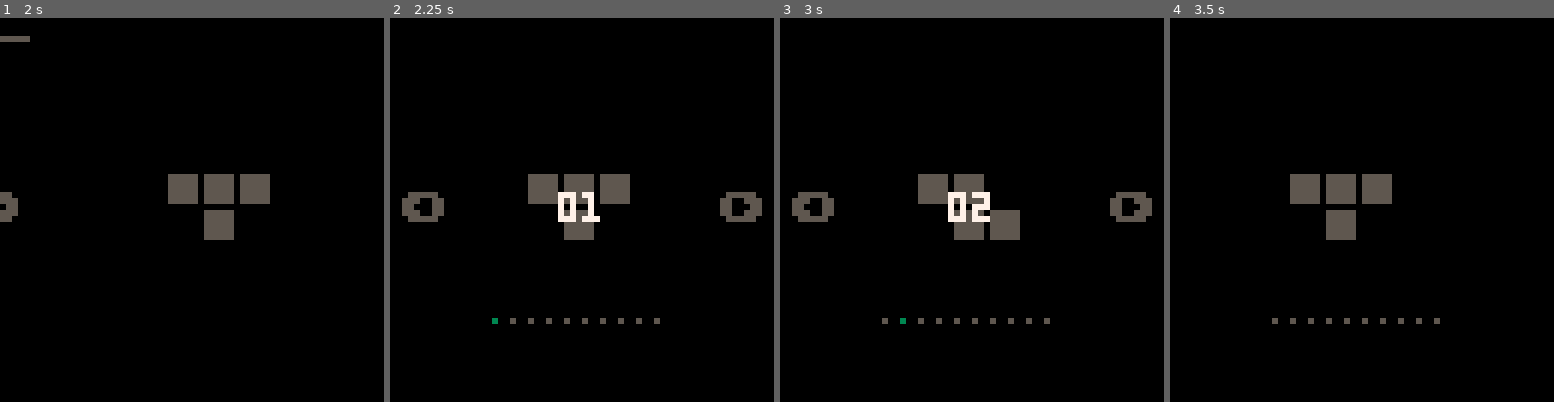
Above: before the commit, frames 1-4 (left to right).
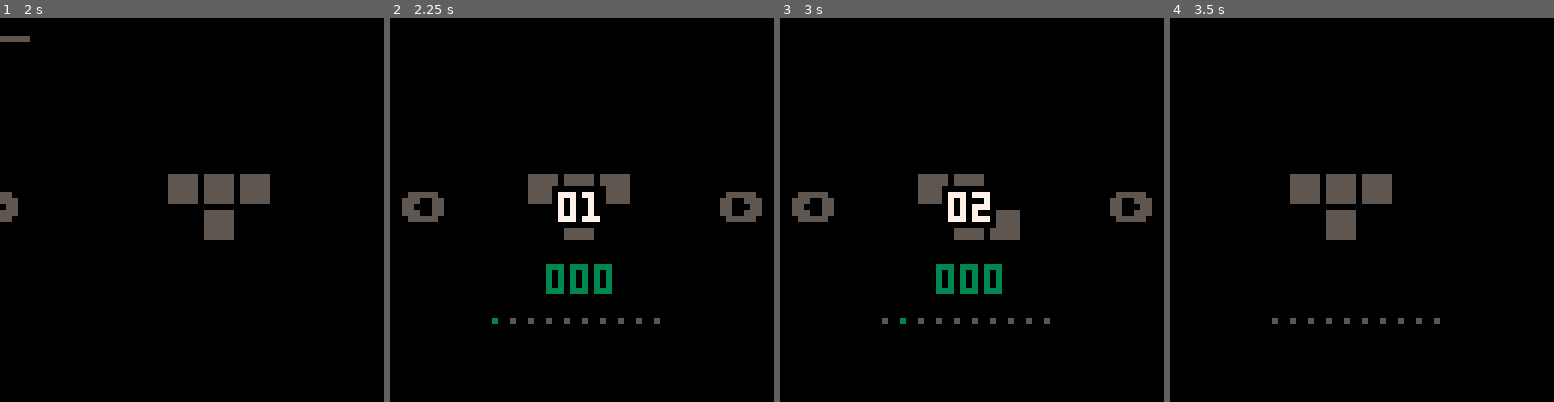
Above: after the commit, the same moments.

Repository: fletchmakes/xtris
Game: PICO-8 cartridge xtris.p8
The game is run twice, just before and just after one commit, with the same random seed, the same clock (stepped at 60 frames per second) and the same inputs.
Inputs:
- Up to frame 1 (2 s): tap X (X key) at 0.33, 1.07, 1.85 s; tap O (Z key) at 0.7, 1.7 s; hold Right from 1.6 s (still down)
- Up to frame 2 (2.25 s): release Right at 2.1 s; tap O (Z key) at 2.1 s; hold Up from 2.15 s (still down)
- Up to frame 3 (3 s): release Up at 2.42 s; hold Right from 2.47 s (still down); tap O (Z key) at 2.5, 2.9 s; tap X (X key) at 2.97 s
- Up to frame 4 (3.5 s): release Right at 3.03 s; hold Left from 3.08 s (still down); tap O (Z key) at 3.3 s

Frame 1 is identical in both runs. In frame 2, 1.5% of the frame differs, in the area x 40-58%, y 43-72%; in frame 3, 1.5%; in frame 4, nothing differs.

Commit message:
added high scores

Diff:
--- a/xtris.p8
+++ b/xtris.p8
@@ -35,6 +35,9 @@
 -->8
 -- lifecycle functions
 function _init()
+    -- load save data
+    cartdata("fletch_xtris_v0")
+
     -- set to 64x64 mode
     poke(0x5f2c,3)
 
@@ -137,7 +140,7 @@
     end
 
     if (menu.hovered_level == 0) then
-
+        -- if we're on the title screen, do nothing
     else
         -- lil dots to indicate which page we are on
         if (menu.offset > 63) then -- extreme hack but it works - don't show the pages on the menu screen
@@ -162,7 +165,13 @@
             end
 
             -- print level number
+            rectfill(27, 28, 35, 34, 0)
             print(pad_num(menu.hovered_level, "level"), 28, 29, 7)
+
+            -- print high score
+            rectfill(25, 40, 37, 46, 0)
+            local score = dget(menu.hovered_level) or 0
+            print(pad_num(score), 26, 41, 3)
         end
     end
 end
@@ -213,6 +222,9 @@
     end
 
     if (btnp(k_confirm) and game_over) then
+        if (dget(menu.hovered_level) < points) then
+            dset(menu.hovered_level, points)
+        end
         GAME_STATE = "MENU"
     end
 
Not shown, changed: the sound effects (__sfx__) section of xtris.p8
